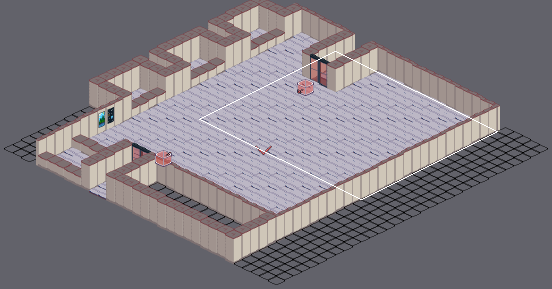
Tiled map: scratch/floor2-cafeteria.tmx. Above: a wide view before the commit, with the close-up outlined.
Close-up. Before the edit:
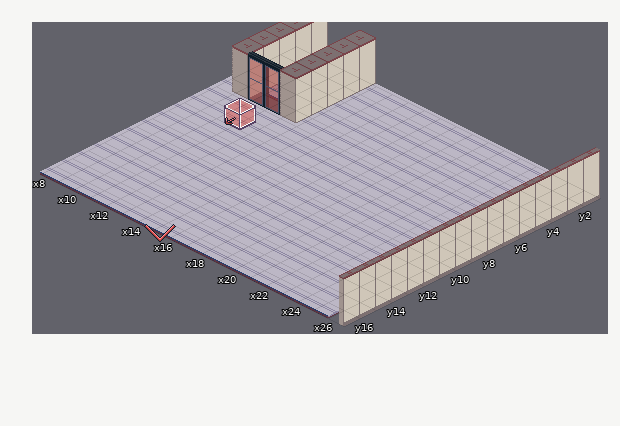
Cells are 32x16 px. Isometric: x runs down to the right, y down to the left. Shown: x 8..26, y 1..16. The commit also changed other parts of the map, which this record leaves out.
The result:
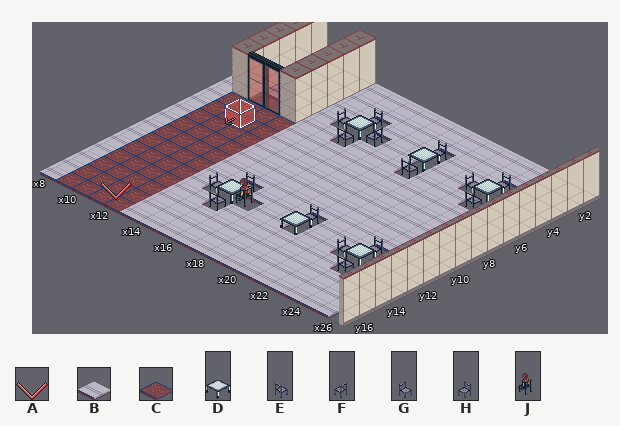
Key: from "control": A 1; from "floors": B 1, C 7; from "props": D 14, E 15, F 16, G 17, H 18, J 19.
_ is an empty cell, . an unchanged one.
Objects are placed by the point they stand on, in cells (3,4 is the top-left corner of cell 3,4); size is 1x1 cell unless given.
From old to new:
--- layer "Tiles"
@@ x 9..24 @@
- 3 ......B...B...B.
- 4 .....BBB..B..BBB
- 5 ......B...B...B.
- 6 BBBB............
- 7 BBBB............
- 8 BBBB............
- 9 BBBB............
-10 BBBB............
-11 BBBB..B...B...B.
-12 BBBB.BBB..B..BBB
-13 BBBB..B.......B.
-14 BBBB............
-15 BBBB............
-16 BBBB............
+ 3 ......H...H...H.
+ 4 .....GDF..D..GDF
+ 5 ......E...E...E.
+ 6 CCCC............
+ 7 CCCC............
+ 8 CCCC............
+ 9 CCCC............
+10 CCCC............
+11 CCCC..H...H...H.
+12 CCCC.GDJ..D..GDF
+13 CCCC..E.......E.
+14 CCCC............
+15 CCCC............
+16 CCCC............
--- layer "Objects"
-A "MarkerPlayer" at 16,17.5 size 1x2
+A "MarkerPlayer" at 12,16.2 size 1x2
Where, in picture pixels (left, top, right, bottom), the same in both close-ups:
changed: (56, 92, 517, 274)
